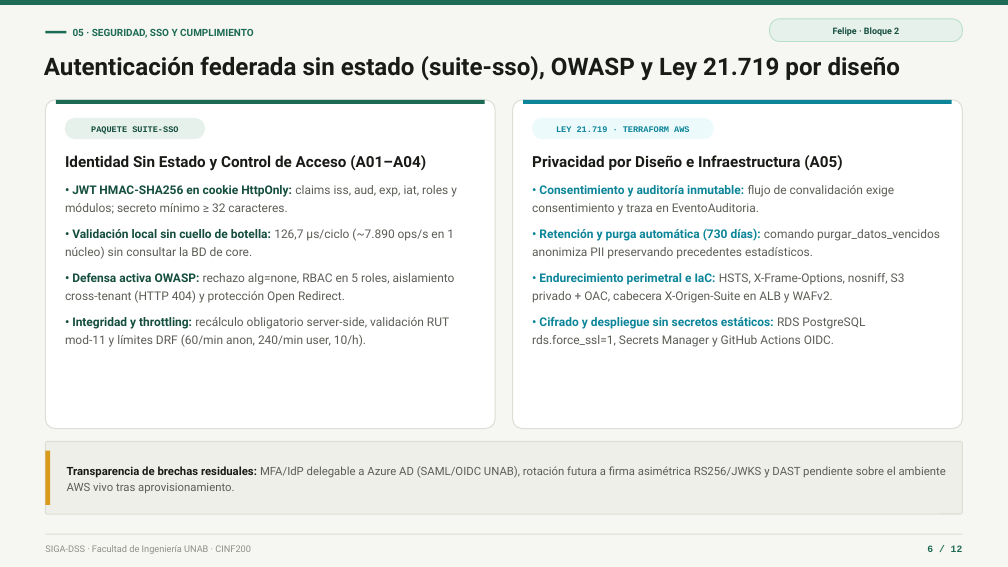
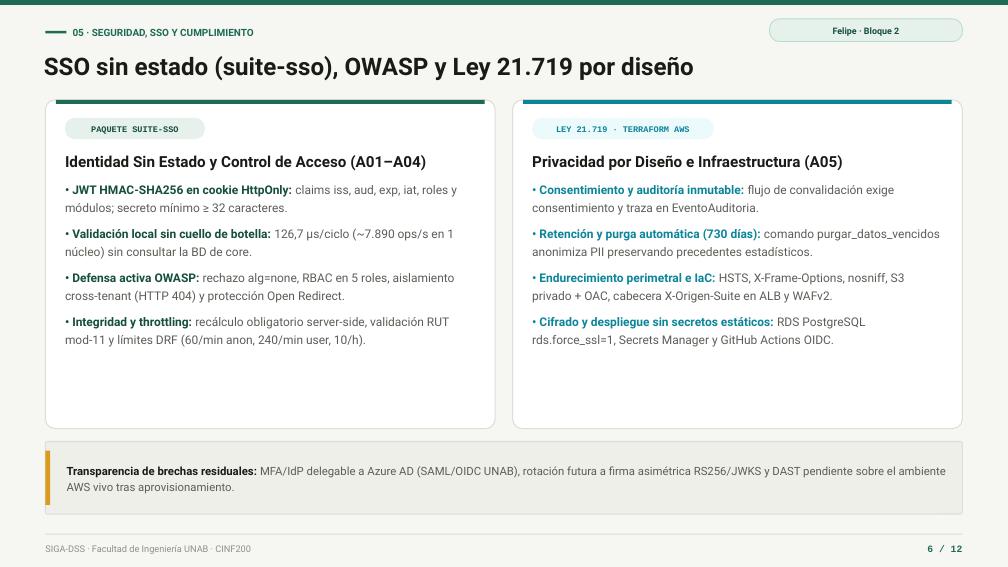
Before and after one commit to jiac1/Siga, a slide deck: slide 6 of docs/Presentacion_Defensa_SIGA_DSS.pptx. Drawn at 1008x567 pixels with LibreOffice and Linux fonts; fonts in the diff are those of the drawing. Boxes give left, top, right and bottom in pixels: in the first picture for what was removed or moved away, otherwise in the second. Text is boxed around its words. In the diff, an @@ line names an element or a change of style, - is before the commit and + after.

```diff
--- a/docs/Presentacion_Defensa_SIGA_DSS.pptx
+++ b/docs/Presentacion_Defensa_SIGA_DSS.pptx
@@ text at [44, 56, 694, 80]: text changed @@
-Autenticación federada sin estado (suite-sso), OWASP y Ley 21.719 por diseño
+SSO sin estado (suite-sso), OWASP y Ley 21.719 por diseño
```
Also in this commit, not shown: 4 other slides changed, 9 other files.
